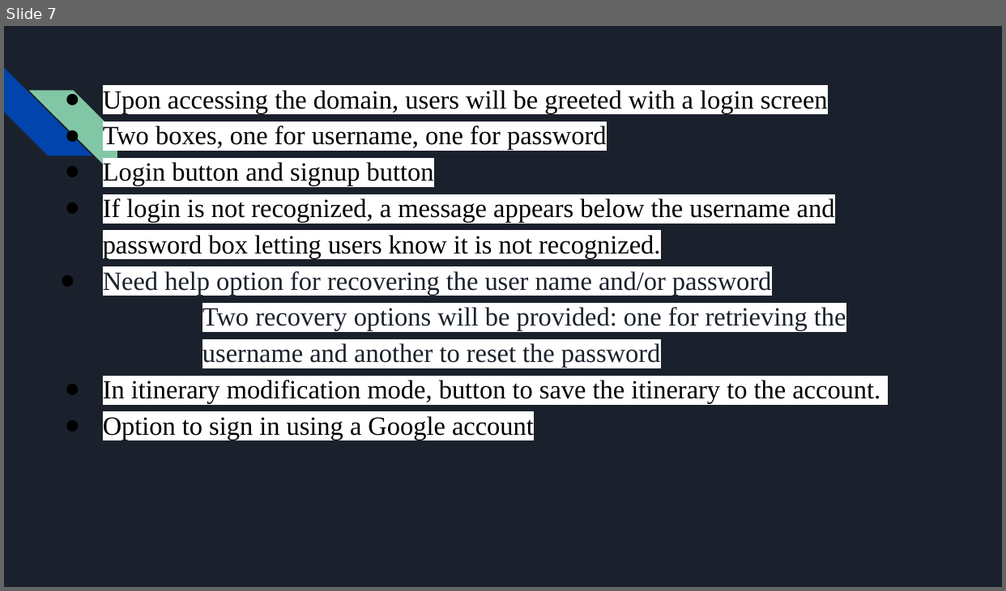
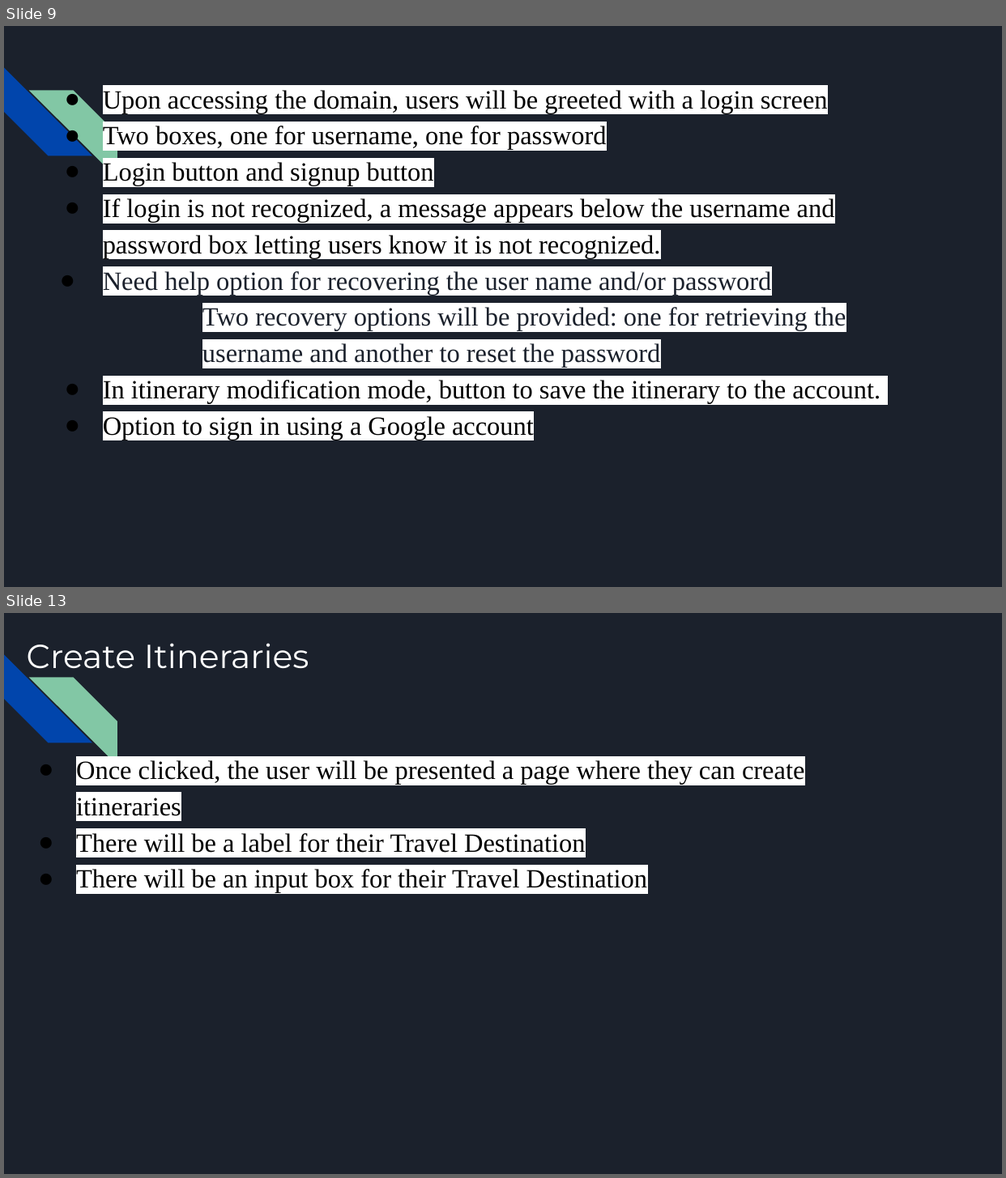
Before and after one commit to DustinWZook/Atlas-Itinerary, a slide deck: Documents/CSCI 4805 Project Requirements.pptx. Shown one above the other, each under a label of ours: slide 7 before the commit, slides 9 and 13 after it; the slides between them are not shown. The pictures are 1006x591 and 1006x1178 pixels, drawn with LibreOffice and Linux fonts; fonts in the diff are those of the drawing. Boxes give left, top, right and bottom in pixels: in the first picture for what was removed or moved away, otherwise in the second. Text is boxed around its words. In the diff, an @@ line names an element or a change of style, - is before the commit and + after.

```diff
--- a/Documents/CSCI 4805 Project Requirements.pptx
+++ b/Documents/CSCI 4805 Project Requirements.pptx
@@ slide 13 added at [4, 613, 1002, 1174], background #1B212C; not listed: 2 template elements that a slide beside it also shows @@
@@ title added at [27, 643, 309, 669], 24 pt, text #FFFFFF @@
+Create Itineraries
@@ text added at [76, 760, 804, 893], 19 pt, text #000000 @@
+● Once clicked, the user will be presented a page where they can create itineraries
+● There will be a label for their Travel Destination
+● There will be an input box for their Travel Destination
@@ what was slide 7 is now slide 9 @@
```
Also in this commit, not shown: 8 other slides added, 5 slides removed.
